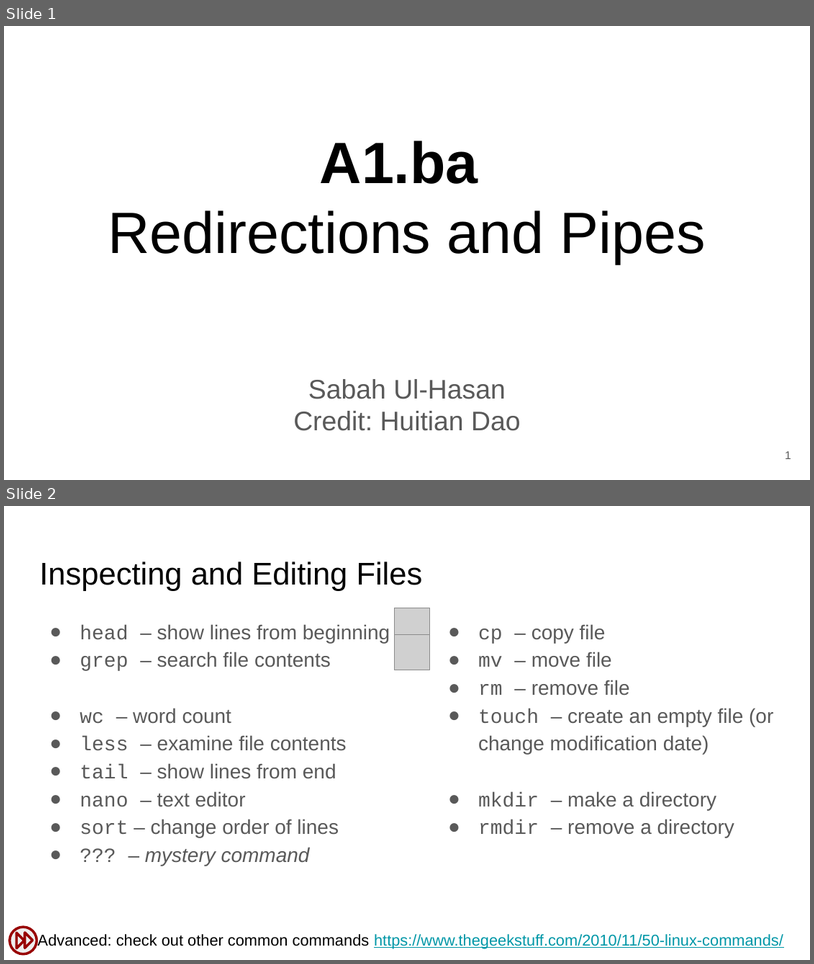
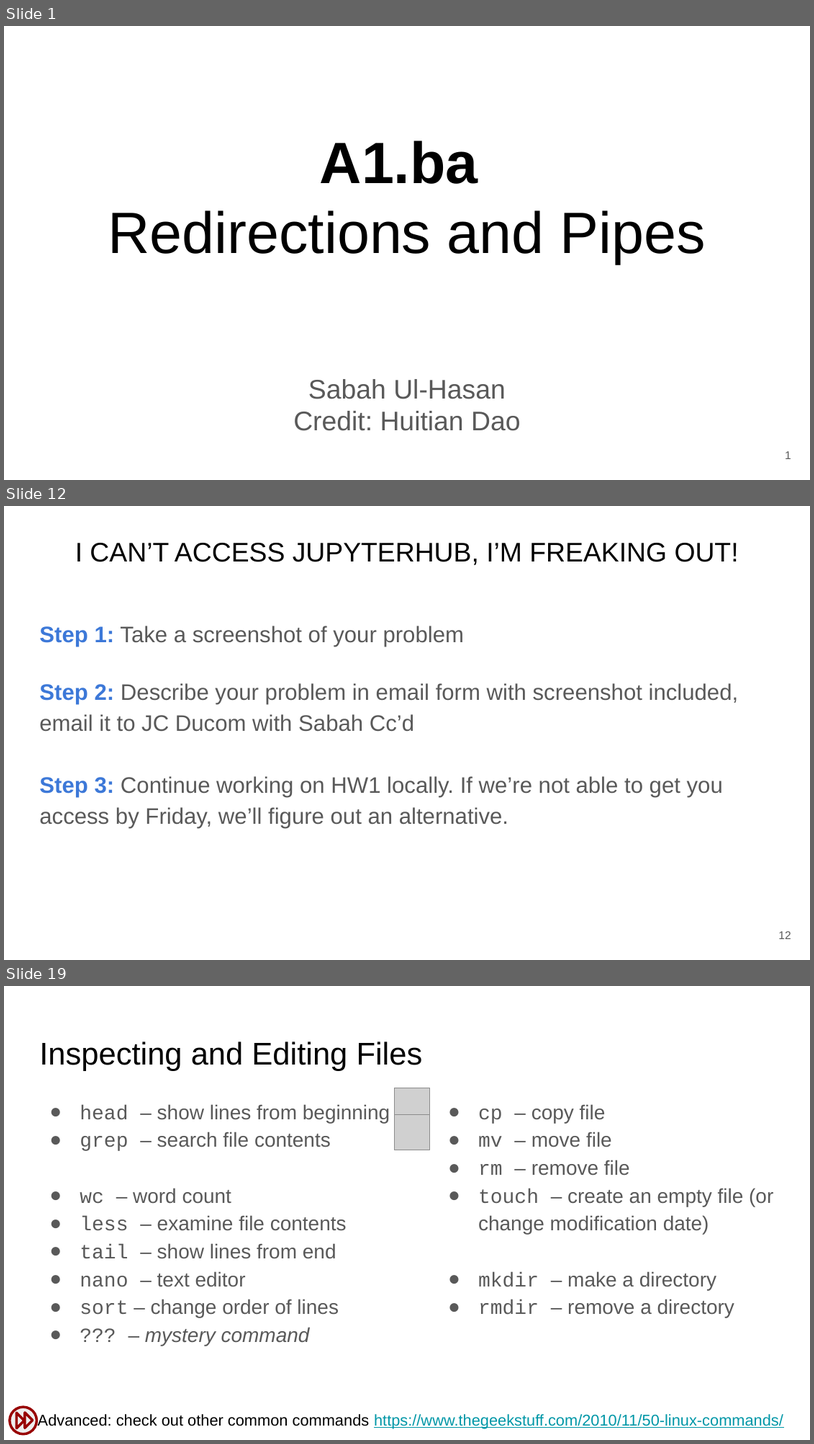
Before and after one commit to SuLab/Applied-Bioinformatics, a slide deck: Lectures/A1.b_Bash-redirections-pipes.pptx. Shown one above the other, each under a label of ours: slides 1 and 2 before the commit, slides 1, 12 and 19 after it; the slides between them are not shown. The pictures are 814x964 and 814x1444 pixels, drawn with LibreOffice and Linux fonts; fonts in the diff are those of the drawing; grey boxes stand for pictures. Boxes give left, top, right and bottom in pixels: in the first picture for what was removed or moved away, otherwise in the second. Text is boxed around its words. In the diff, an @@ line names an element or a change of style, - is before the commit and + after.

```diff
--- a/Lectures/A1.b_Bash-redirections-pipes.pptx
+++ b/Lectures/A1.b_Bash-redirections-pipes.pptx
@@ slide 12 added at (x1=4, y1=506, x2=810, y2=960), background #FFFFFF @@
@@ title added at (x1=75, y1=543, x2=739, y2=565), 24 pt, text #000000 @@
+I CAN’T ACCESS JUPYTERHUB, I’M FREAKING OUT!
@@ text added at (x1=39, y1=626, x2=739, y2=828), 20 pt, text #595959 @@
+Step 1: Take a screenshot of your problem
+Step 2: Describe your problem in email form with screenshot included, email it to JC Ducom with Sabah Cc’d
+Step 3: Continue working on HW1 locally. If we’re not able to get you access by Friday, we’ll figure out an alternative.
@@ page number added at (x1=779, y1=931, x2=791, y2=939), 10 pt, text #595959 @@
+12
@@ what was slide 2 is now slide 19 @@
```
Also in this commit, not shown: 1 slide changed, 17 other slides added, 1 slide removed.
